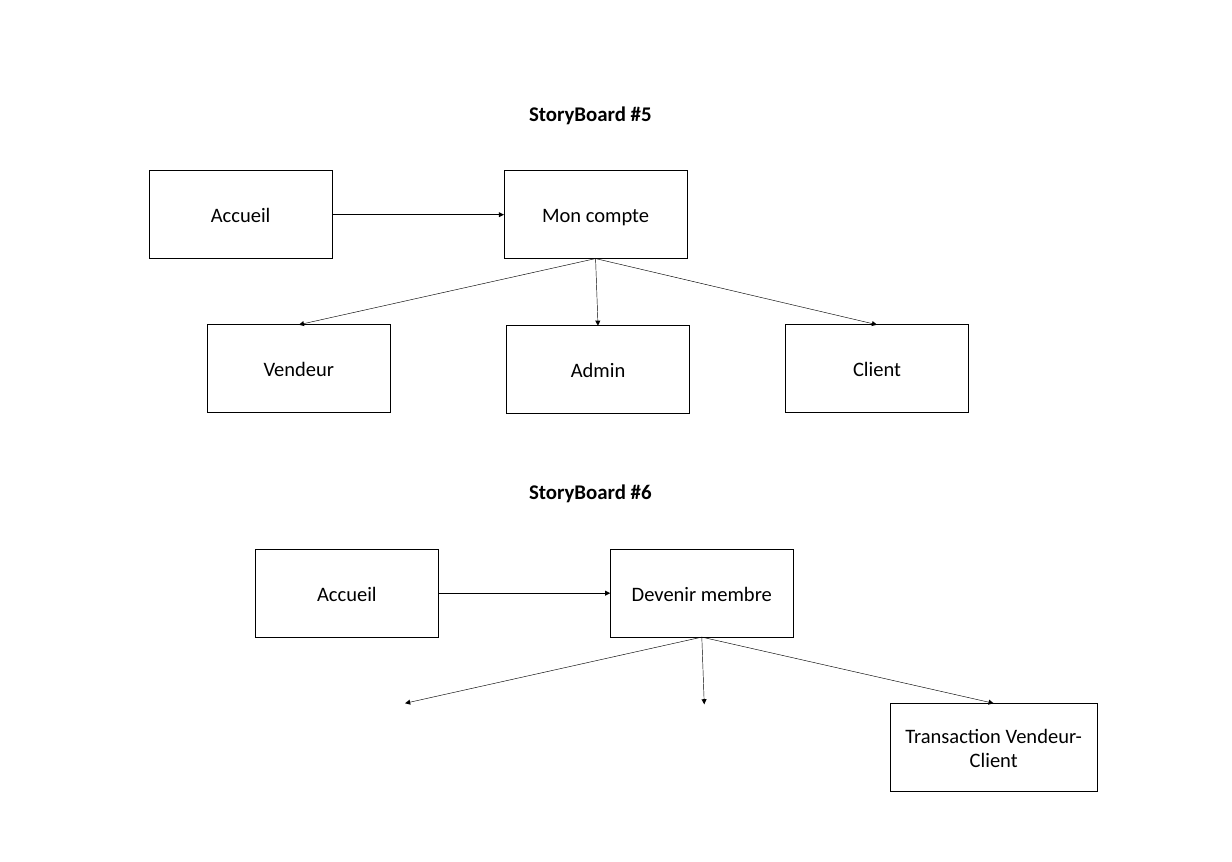
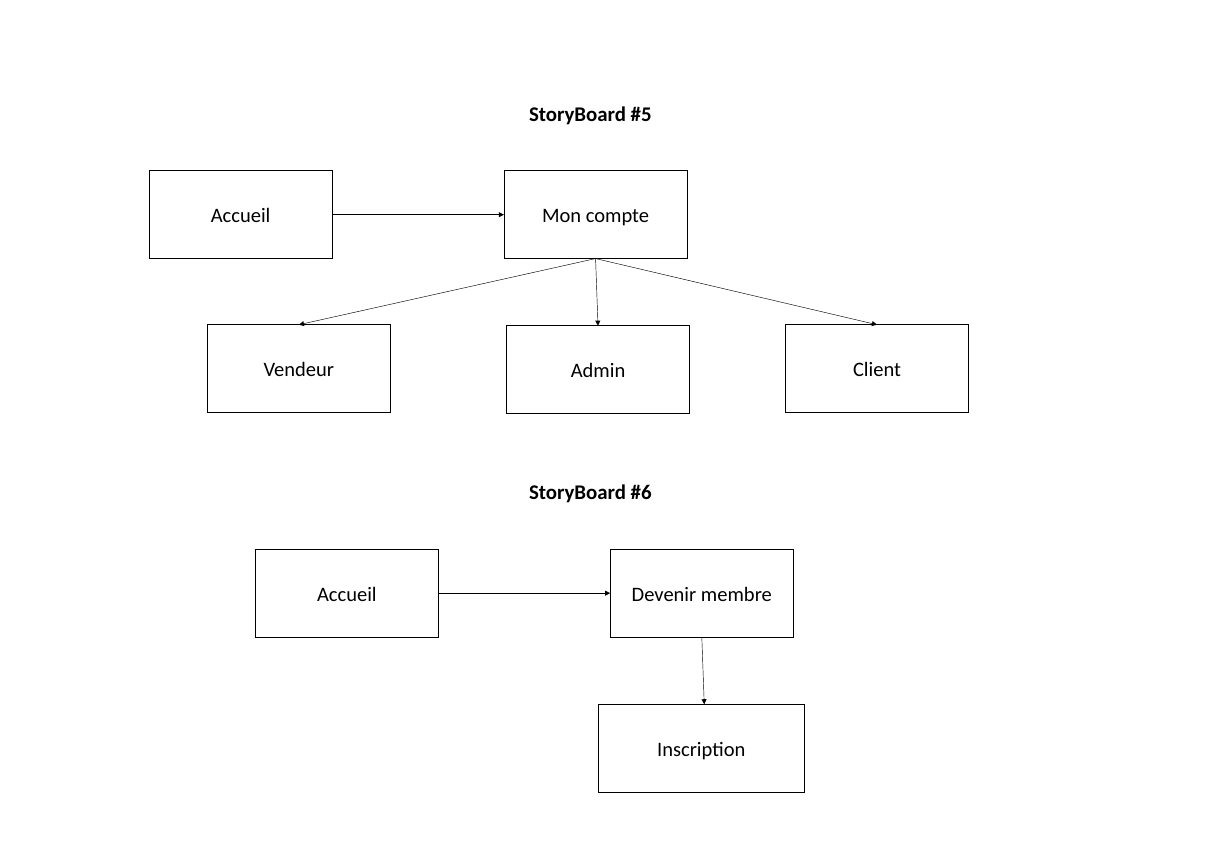
Before and after one commit to MaximeGendron/Paris-Shopping, a slide deck: slide 3 of Livrable/Story board.pptx. Drawn at 1232x862 pixels with LibreOffice and Linux fonts; fonts in the diff are those of the drawing. Boxes give left, top, right and bottom in pixels: in the first picture for what was removed or moved away, otherwise in the second. Text is boxed around its words. In the diff, an @@ line names an element or a change of style, - is before the commit and + after.

```diff
--- a/Livrable/Story board.pptx
+++ b/Livrable/Story board.pptx
@@ arrow removed from (701, 637) to (405, 703) @@
@@ arrow removed from (701, 637) to (994, 703) @@
@@ rectangle added at [598, 705, 805, 792], fill #FFFFFF, outline #000000 1 pt, 23.7 pt, text #000000 @@
+Inscription
@@ rectangle removed at [890, 703, 1097, 791] @@
-Transaction Vendeur-Client
```
Also in this commit, not shown: 1 other slide changed, 1 slide added, 6 other files.
